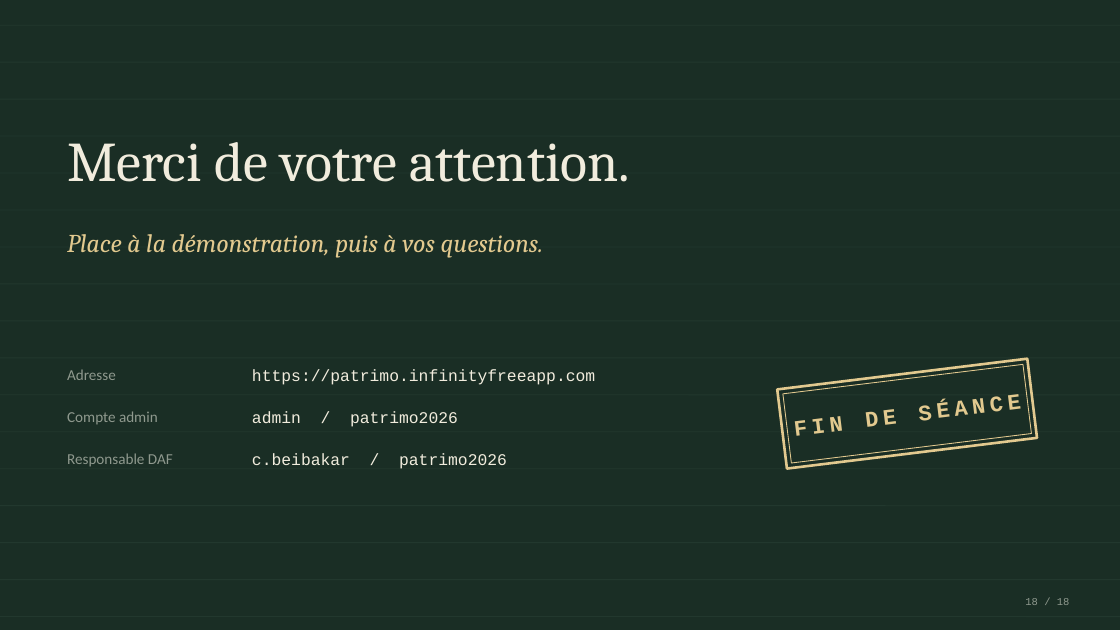
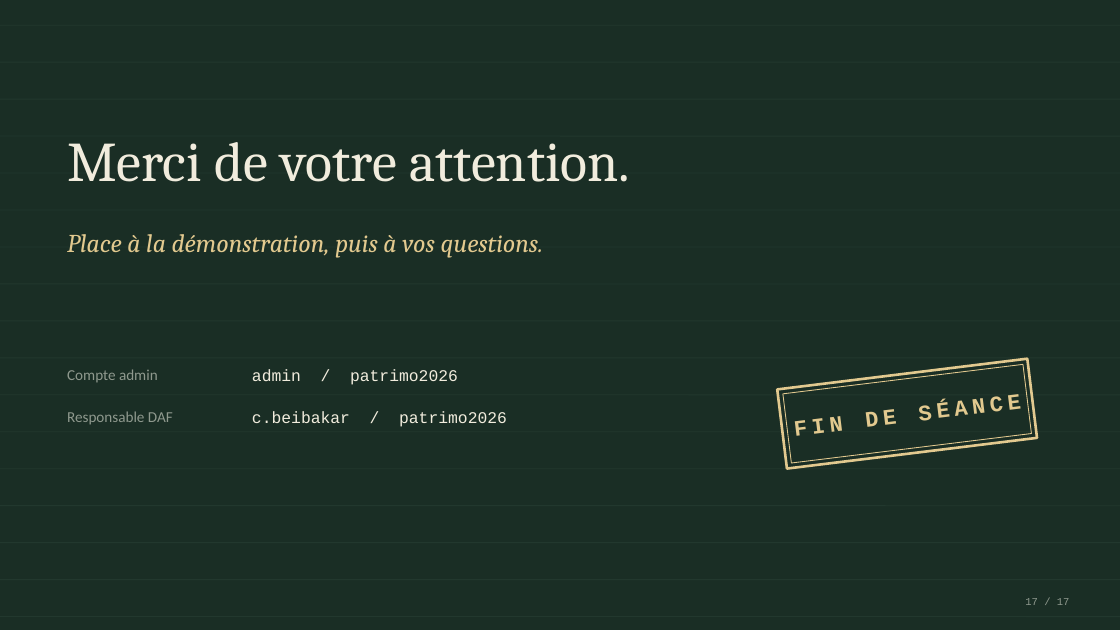
Before and after one commit to 25038-ux/ourwa, a slide deck: slide 17 of livrables/Patrimo_soutenance.pptx (slide 18 before the commit). Drawn at 1120x630 pixels with LibreOffice and Linux fonts; fonts in the diff are those of the drawing. Boxes give left, top, right and bottom in pixels: in the first picture for what was removed or moved away, otherwise in the second. Text is boxed around its words. In the diff, an @@ line names an element or a change of style, - is before the commit and + after.

```diff
--- a/livrables/Patrimo_soutenance.pptx
+++ b/livrables/Patrimo_soutenance.pptx
@@ text "Compte admin" moved from (x1=67, y1=411, x2=158, y2=424) to (x1=67, y1=369, x2=158, y2=382) @@
@@ text removed at (x1=67, y1=369, x2=116, y2=380) @@
-Adresse
@@ text at (x1=252, y1=369, x2=458, y2=385): text changed @@
-https://patrimo.infinityfreeapp.com
+admin / patrimo2026
@@ text "Responsable DAF" moved from (x1=67, y1=453, x2=173, y2=467) to (x1=67, y1=411, x2=173, y2=425) @@
@@ text at (x1=252, y1=411, x2=507, y2=427): text changed @@
-admin / patrimo2026
+c.beibakar / patrimo2026
@@ text removed at (x1=252, y1=453, x2=507, y2=469) @@
-c.beibakar / patrimo2026
@@ text at (x1=1025, y1=598, x2=1070, y2=605): text changed @@
-18 / 18
+17 / 17
```
Also in this commit, not shown: 15 other slides changed, 1 slide removed, 2 other files.
